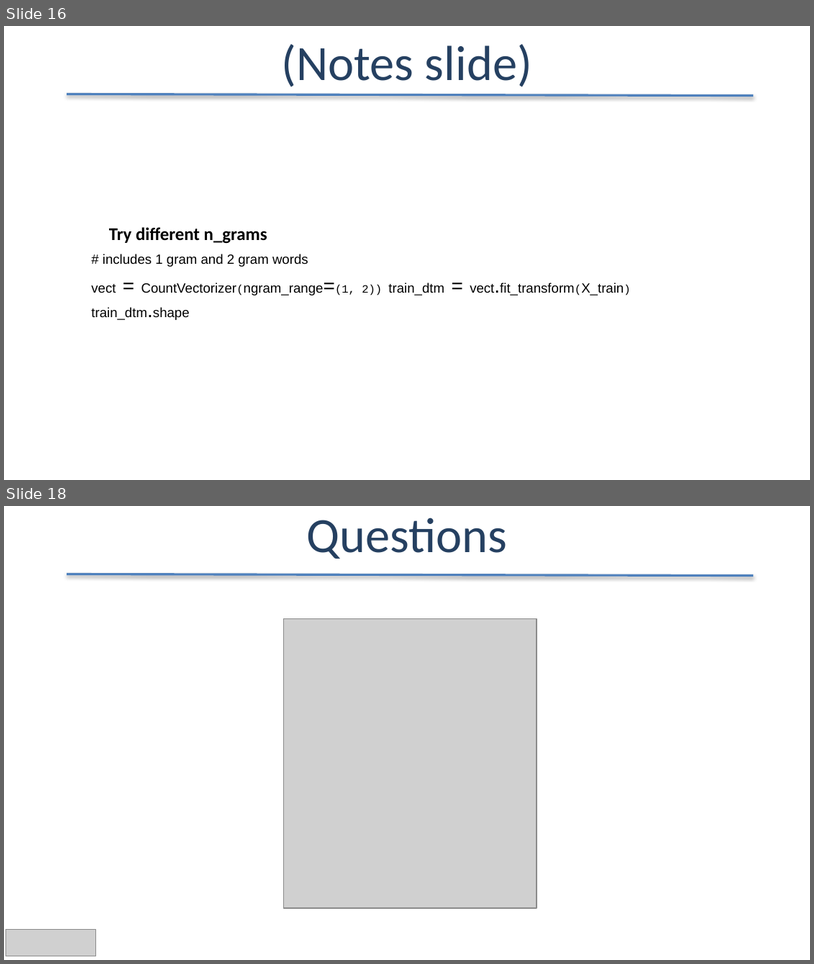
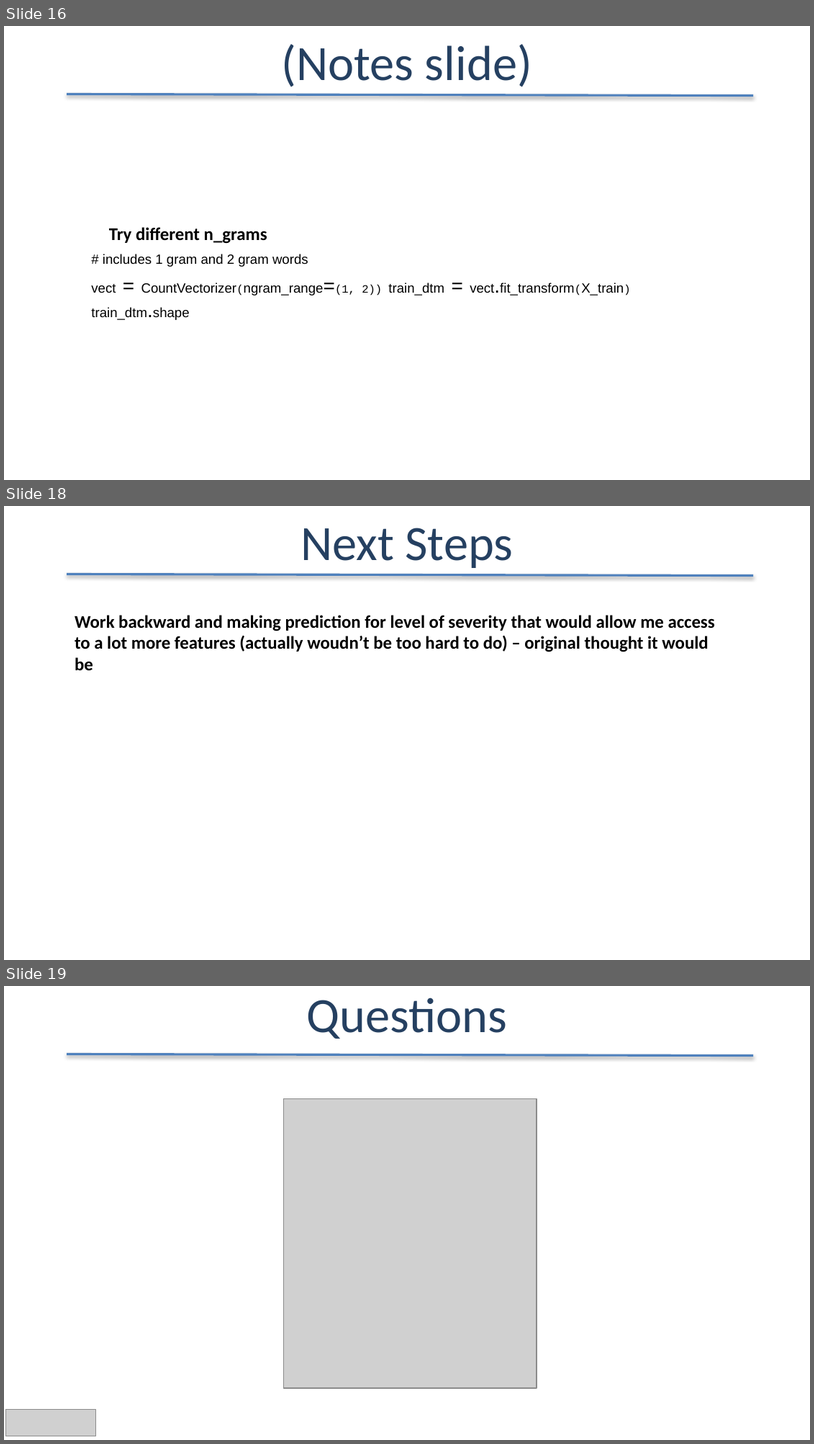
Before and after one commit to shehzadb03/General_Assembly_Yelp_NLP_Draft, a slide deck: DAT7_Bashir.pptx. Shown one above the other, each under a label of ours: slides 16 and 18 before the commit, slides 16, 18 and 19 after it; the slides between them are not shown. The pictures are 814x964 and 814x1444 pixels, drawn with LibreOffice and Linux fonts; fonts in the diff are those of the drawing; grey boxes stand for pictures. Boxes give left, top, right and bottom in pixels: in the first picture for what was removed or moved away, otherwise in the second. Text is boxed around its words. In the diff, an @@ line names an element or a change of style, - is before the commit and + after.

```diff
--- a/DAT7_Bashir.pptx
+++ b/DAT7_Bashir.pptx
@@ slide 18 added at (4, 506, 810, 960), background #FFFFFF @@
@@ text added at (301, 528, 513, 568), 44 pt, text #254061 @@
+Next Steps
@@ line added from (67, 574) to (754, 575), #4F81BD 2 pt @@
@@ text added at (75, 615, 715, 671), 16 pt, text #000000, bold @@
+Work backward and making prediction for level of severity that would allow me access to a lot more features (actually woudn’t be too hard to do) – original thought it would be
@@ what was slide 18 is now slide 19 @@
```
Also in this commit, not shown: 3 slides changed, 2 other files.
